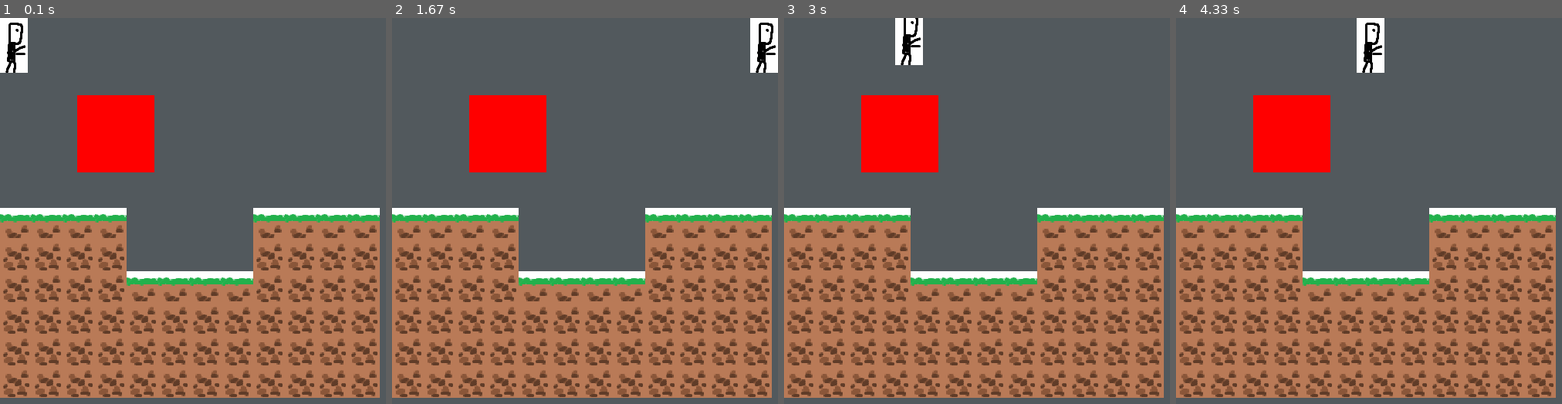
Above: before the commit, frames 1-4 (left to right).
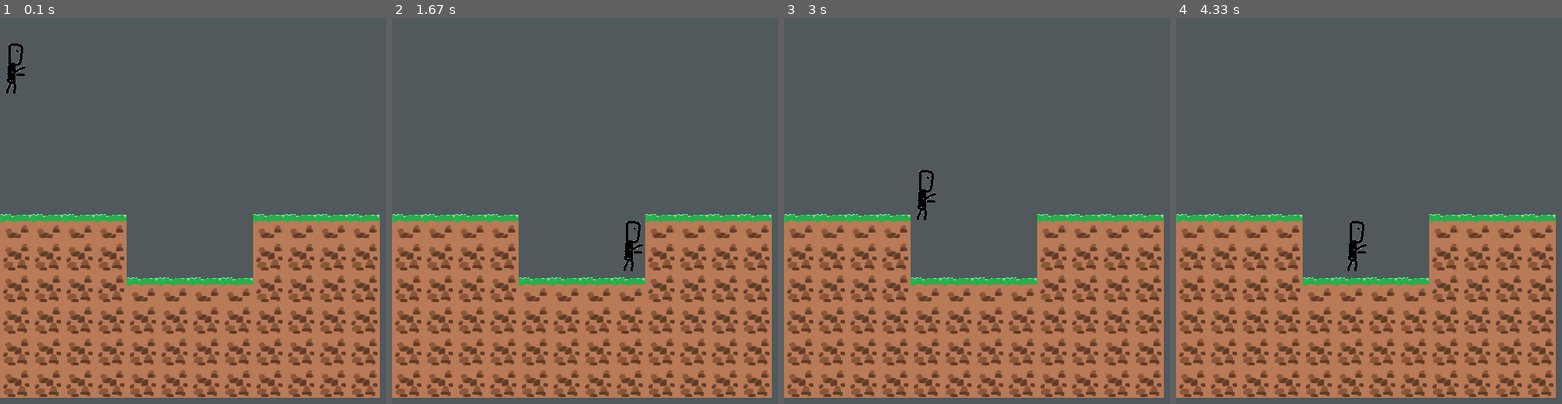
Above: after the commit, the same moments.

Repository: goglgo/pygame_jumBBGGing
Game: pygame game, started from main.py
The game is run twice, just before and just after one commit, with the same random seed, the same clock (stepped at 60 frames per second) and the same inputs.
Inputs:
- Up to frame 1 (0.1 s): no input
- Up to frame 2 (1.67 s): hold Right 0.33-0.8 s; hold Up 0.83-1.13 s; hold Right 1.17-1.63 s
- Up to frame 3 (3 s): hold Left 1.67-2.2 s; hold Up from 2.67 s (still down)
- Up to frame 4 (4.33 s): release Up at 3.03 s; hold Right 3.07-3.7 s; hold Left 3.73-4.2 s; hold Right from 4.23 s (still down)

The runs differ from the first frame. In frame 1, 6.8% of the frame differs, in the area x 0-99%, y 0-68%; in frame 2, 7.0%, in the area x 0-100%, y 0-68%; in frame 3, 6.9%; in frame 4, 7.0%.

Commit message:
set color key

Diff:
--- a/collision_example.py
+++ b/collision_example.py
@@ -6,112 +6,91 @@
 pygame.display.set_caption('Physics Explanation')
 screen = pygame.display.set_mode((500,500),0,32)
 
-# player = pygame.Rect(100,100,40,80)
+player = pygame.Rect(100,100,40,80)
 
+tiles = [pygame.Rect(200,350,50,50),pygame.Rect(260,320,50,50)]
 
+def collision_test(rect,tiles):
+    collisions = []
+    for tile in tiles:
+        if rect.colliderect(tile):
+            collisions.append(tile)
+    return collisions
 
-class Tile(pygame.sprite.Sprite):
-    def __init__(self, x, y):
-        super(Tile, self).__init__()
-        self.surf = pygame.Surface((50, 50))
-        self.rect = self.surf.get_rect()
-        self.surf.fill((255,0,0))
-        self.image = self.surf
-        self.rect.move_ip(x, y)
+def move(rect,movement,tiles): # movement = [5,2]
+    rect.x += movement[0] # right move
+    collisions = collision_test(rect,tiles)
+    # collisions1 = collisions
+    for tile in collisions:
+        if movement[0] > 0:
+            rect.right = tile.left
+        if movement[0] < 0:
+            rect.left = tile.right
+    rect.y += movement[1]
+    collisions = collision_test(rect,tiles)
+    # collisions2 = collisions
+    # if collisions1 != collisions2:
+    #     print('not same!!!')
+    for tile in collisions:
+        if movement[1] > 0:
+            rect.bottom = tile.top
+        if movement[1] < 0:
+            rect.top = tile.bottom
+    return rect
 
-# tiles = [pygame.Rect(200,350,50,50),pygame.Rect(260,320,50,50)]
-tiles_group = pygame.sprite.Group()
+right = False
+left = False
+up = False
+down = False
 
-tiles_group.add(Tile(200, 350))
-tiles_group.add(Tile(260, 320))
-
-class Player(pygame.sprite.Sprite):
-    def __init__(self):
-        super(Player, self).__init__()
-        self.surf = pygame.Surface((100, 100))
-        self.rect = self.surf.fill((255, 255, 255))
-
-        self.x_velocity = 0
-        self.y_velocity = 0
-
-        self.right = False
-        self.left = False
-        self.up = False
-        self.down = False
-
-    def check_input_key(self)->None:
-        for event in pygame.event.get():
-            if event.type == QUIT:
-                pygame.quit()
-                sys.exit()
-
-            if event.type == KEYDOWN:
-                if event.key == K_RIGHT:
-                    self.right = True
-                if event.key == K_LEFT:
-                    self.left = True
-                if event.key == K_DOWN:
-                    self.down = True
-                if event.key == K_UP:
-                    self.up = True
-
-            if event.type == KEYUP:
-                if event.key == K_RIGHT:
-                    self.right = False
-                if event.key == K_LEFT:
-                    self.left = False
-                if event.key == K_DOWN:
-                    self.down = False
-                if event.key == K_UP:
-                    self.up = False
-
-    def move(self):
-        self.check_input_key()
-        self.x_velocity = 0
-        self.y_velocity = 0
-
-        if self.right == True:
-            self.x_velocity += 5
-        if self.left == True:
-            self.x_velocity -= 5
-        if self.up == True:
-            self.y_velocity -= 5
-        if self.down == True:
-            self.y_velocity += 5
-
-        self.rect.y += self.y_velocity
-        # collision recheck after x move completed.(tile.rect.right or left)
-        collisions = pygame.sprite.spritecollide(self, tiles_group, False)
-        for tile in collisions:
-            if self.y_velocity > 0:
-                self.rect.bottom = tile.rect.top
-                self.y_velocity = 0
-            if self.y_velocity < 0:
-                self.rect.top = tile.rect.bottom
-                self.y_velocity = 0
-
-        # collision check after x moved
-        self.rect.x += self.x_velocity # right move
-        collisions = pygame.sprite.spritecollide(self, tiles_group, False)
-        for tile in collisions:
-            if self.x_velocity > 0:
-                self.rect.right = tile.rect.left
-                self.x_velocity = 0
-            if self.x_velocity < 0:
-                self.rect.left = tile.rect.right
-                self.x_velocity = 0
-
-
-
-player = Player()
 
 # loop #
 while True:
 
+    # clear display #
     screen.fill((0,0,0))
-    player.move()
-    tiles_group.draw(screen)
-    screen.blit(player.surf, player.rect)
 
+    movement = [0,0]
+    if right == True:
+        movement[0] += 5
+    if left == True:
+        movement[0] -= 5
+    if up == True:
+        movement[1] -= 5
+    if down == True:
+        movement[1] += 5
+
+    player = move(player,movement,tiles)
+
+    pygame.draw.rect(screen,(255,255,255),player)
+
+    for tile in tiles:
+        pygame.draw.rect(screen,(255,0,0),tile)
+
+    # event handling #
+    for event in pygame.event.get():
+        if event.type == QUIT:
+            pygame.quit()
+            sys.exit()
+        if event.type == KEYDOWN:
+            if event.key == K_RIGHT:
+                right = True
+            if event.key == K_LEFT:
+                left = True
+            if event.key == K_DOWN:
+                down = True
+            if event.key == K_UP:
+                up = True
+        if event.type == KEYUP:
+            if event.key == K_RIGHT:
+                right = False
+            if event.key == K_LEFT:
+                left = False
+            if event.key == K_DOWN:
+                down = False
+            if event.key == K_UP:
+                up = False
+
+    # update display #
     pygame.display.update()
     mainClock.tick(60)
--- a/main.py
+++ b/main.py
@@ -89,7 +89,7 @@
     Map.update(display)
 
     display.blit(Player.surf, Player.rect)
-    display.blit(test_sprite.surf, test_sprite.rect)
+    # display.blit(test_sprite.surf, test_sprite.rect)
     screen.blit(display, (0, 0))
 
     display = pygame.transform.scale(display, (SCREEN_WIDTH, SCREEN_HEIGHT))
--- a/modules/map.py
+++ b/modules/map.py
@@ -41,6 +41,8 @@
         self.grass_img = pygame.transform.scale(self.grass_img, (self.tile_size_x, self.tile_size_y))
         self.none_img = pygame.transform.scale(self.none_img, (self.tile_size_x, self.tile_size_y))
 
+        self.grass_img.set_colorkey((255,255,255))
+
         self.collision_group = pygame.sprite.Group()
 
         y = 0
--- a/modules/player.py
+++ b/modules/player.py
@@ -14,6 +14,7 @@
 
         # surf from picture by .convert()
         self.surf = picture.convert()
+        self.surf.set_colorkey((255,255,255))
 
         # rect from surf by .get_rect()
         self.rect = self.surf.get_rect()
@@ -26,7 +27,8 @@
         self.right = False
         self.left = False
         self.up = False
-        self.down = False
+        # self.down = False
+        self.y_acc = 0
 
     def move(self, collision_group:dict[pygame.sprite.Group]):
         pressed_keys = pygame.key.get_pressed()
@@ -43,8 +45,8 @@
         if pressed_keys[K_UP]:
             y_velocity -= 10
 
-        if pressed_keys[K_DOWN]:
-            y_velocity += 10
+        # if pressed_keys[K_DOWN]:
+        #     y_velocity += 10
 
         if self.rect.left < 0:
             self.rect.left = 0
@@ -53,11 +55,13 @@
             self.rect.right = self.screen_width
 
         if self.rect.y > self.screen_height - self.picture.get_height():
-            # self.player_y_momentum = -self.player_y_momentum
             self.rect.top = self.screen_height - self.picture.get_height()
-            # self.player_y_momentum = 0
+
         if self.rect.y < 0:
             self.rect.top = 0
+
+        self.y_acc += 0.15
+        y_velocity += 5 + self.y_acc
 
         self.rect.x += x_velocity
         self._check_collision_x(x_velocity, collision_group["map"])
@@ -90,7 +94,9 @@
             if y_velocity > 0 :
                 # 플레이어의 아래쪽은 충될된 타일의 윗쪽과 같게
                 self.rect.bottom = tile.rect.top
+                self.y_acc = 0
 
             # y velocity 가 0보다 작을 때 :: 윗 쪽으로 갈 대
             if y_velocity < 0 :
                 self.rect.top = tile.rect.bottom
+                self.y_acc = 0
